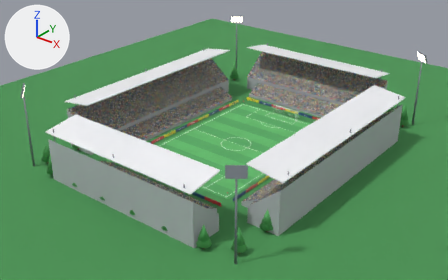
The glTF model assets/models/stadium.glb as it was, and as the next commit left it.
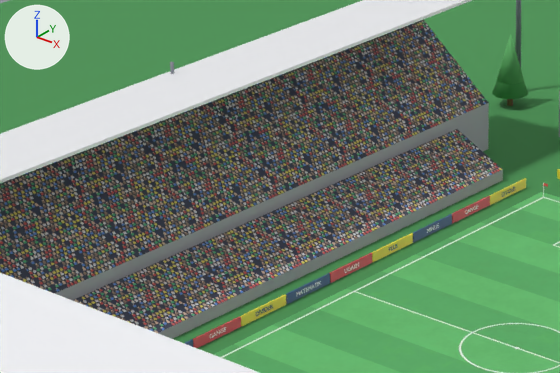
The first picture shows the older version from a camera (50 mm lens) standing at (114.3, -149.3, 92.4) and looking at (-0.2, -6.2, 3.7). The close-ups show the older and then the newer version on the part from 23% to 55% of the width and 19% to 54% of the height of that picture. Only the edits that show in the close-ups are written down. The axes (+X, +Y, +Z) are drawn at upper left. The lights are the same throughout. Where no turn or scale is listed for an object, it has been applied to the vertices.

The older version as bpy lines, for what is in view:
```python
me_cone_149 = bpy.data.meshes.new('Cone.149')
me_cone_149.from_pydata(...)  # 4320 vertices, 8280 faces; spans x -40.0..40.0, y -54.0..54.0, z 0.0..8.9
# faces by material slot: [2760, 2760, 2760]
me_cone_149.materials.append(mat_trunk)  # brown #896945
me_cone_149.materials.append(mat_leafa)  # green #50a259
me_cone_149.materials.append(mat_leafb)  # green #61b169
me_cube = bpy.data.meshes.new('Cube')
me_cube.from_pydata(...)  # 14156 vertices, 27552 faces; spans x -22.1..22.1, y -34.1..34.1, z 0.0..1.0
# faces by material slot: [144, 11748, 15528, 132]
me_cube.materials.append(mat_boarda)  # yellow #fde53f
me_cube.materials.append(mat_boardb)  # blue #385990
me_cube.materials.append(mat_white)  # white #f9f9f9
me_cube.materials.append(mat_boardc)  # red #e74b59
me_plane = bpy.data.meshes.new('Plane')
me_plane.from_pydata(...)  # 4 vertices, 2 faces; spans x -20.0..20.0, y -30.0..30.0, z 0.0
me_plane.materials.append(mat_pitchmat)  # picture img_g_pitch
ob_boards = bpy.data.objects.new('Boards', me_cube)
ob_boards.location = (0.0, 0.0, 0.0)
ob_pitch = bpy.data.objects.new('Pitch', me_plane)
ob_pitch.location = (0.0, 0.0, 0.0)
ob_trees = bpy.data.objects.new('Trees', me_cone_149)
ob_trees.location = (0.0, 0.0, 0.0)
# also in view: 'Roof' at (0.0, 0.0, 15.4); 'Ground' at (0.0, 0.0, 0.0); 'StandsBig' at (0.0, 0.0, 6.8); 'StandsSmall' at (0.0, 0.0, 2.1)
```
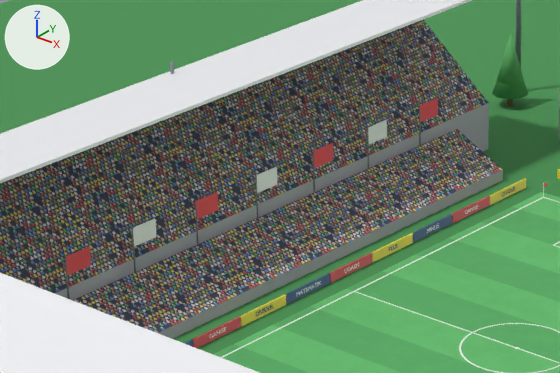
Where the change shows, as pixel boxes [x1, y1, x2, y2] in the close-ups (560 x 373 px):
```json
{"object": "Banners", "change": "added", "after": [65, 98, 438, 299], "faces in mat_teamflag1 (red #ed5059)": [66, 98, 438, 275], "faces in mat_teamflag2 (white #f9f9f9)": [133, 120, 387, 247], "faces in mat_steel (grey #7c818b)": [65, 104, 421, 299]}
```

The change, as JSON lines over the scene's bpy script:
```json
{"op": "add", "block": "mat_teamflag2", "code": ["mat_teamflag2 = principled_material('TeamFlag2')", "mat_teamflag2.base_color = (0.95, 0.95, 0.95)  # white #f9f9f9", "mat_teamflag2.roughness = 0.7"]}
{"op": "add", "block": "mat_teamflag1", "code": ["mat_teamflag1 = principled_material('TeamFlag1')", "mat_teamflag1.base_color = (0.85, 0.08, 0.1)  # red #ed5059", "mat_teamflag1.roughness = 0.7"]}
{"op": "add", "block": "me_cone_263", "code": ["me_cone_263 = bpy.data.meshes.new('Cone.263')", "me_cone_263.from_pydata(...)  # 1344 vertices, 2496 faces; spans x -31.1..31.1, y -43.1..43.1, z 4.2..8.6", "# faces by material slot: [2208, 144, 144]", "me_cone_263.materials.append(mat_steel)  # grey #7c818b", "me_cone_263.materials.append(mat_teamflag1)  # red #ed5059", "me_cone_263.materials.append(mat_teamflag2)  # white #f9f9f9"]}
{"op": "add", "block": "ob_banners", "code": ["ob_banners = bpy.data.objects.new('Banners', me_cone_263)", "ob_banners.location = (0.0, 0.0, 0.0)"]}
```
